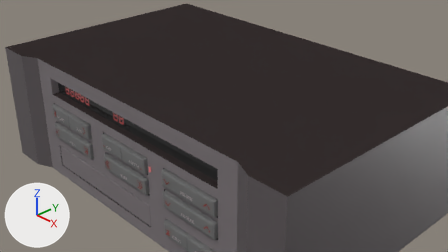
The Blender file 3dplayer/model/saeCdPlayer.blend: old version first, new version second.
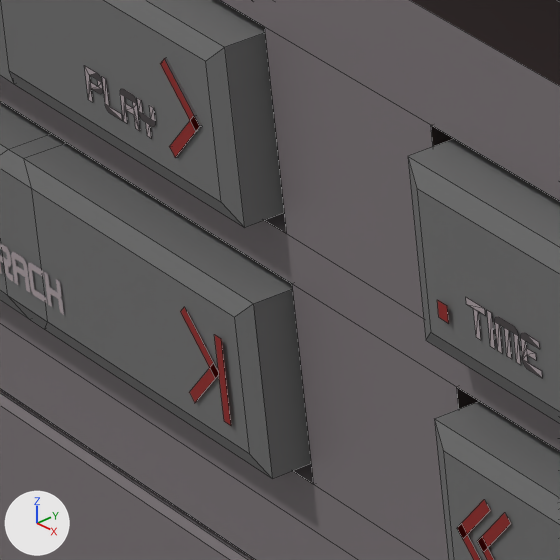
The first picture shows the older version from the file's camera 'Camera'. The close-ups show both versions on the part from 16% to 25% of the width and 49% to 66% of the height of that picture; other places that the commit changed are outside them. Lighting does not change. The marker at lower left points along +X, +Y and +Z. The close-ups show mesh edges as thin lines.

In view in the first close-up: 'Casing', 'DoubleButton1', 'DoubleButton2', 'DoubleButton2.001', 'DoubleButton4', 'PlayLabel.004', 'PlayLabel.006', 'PlayLabel.021', 'cdTray'.
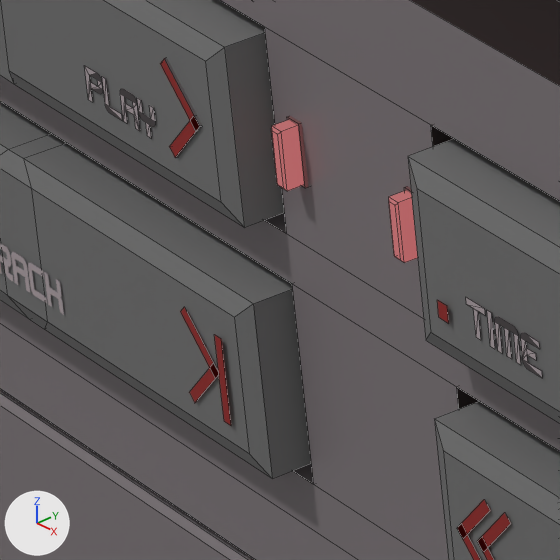
What differs and where, as boxes [x1, y1, x2, y2] in the close-ups (560 x 560 px):
'PlayLed', added
    after: [271, 120, 304, 191]
'TimeModeLed', added
    after: [389, 190, 418, 263]
'PlayLedMount', added
    after: [287, 116, 308, 188]
'TimeModeLedMount', added
    after: [404, 186, 411, 193]

What changed in the scene script:
```text
Add ob_playledmount:
    ob_playledmount = bpy.data.objects.new('PlayLedMount', me_repeatled_001.copy())  # the mesh of ob_repeatallledmount
    ob_playledmount.location = (-0.913, -2.151, 0.184)
Add ob_playled:
    ob_playled = bpy.data.objects.new('PlayLed', me_repeatled.copy())  # the mesh of ob_repeatallled
    ob_playled.location = (-0.913, -2.151, 0.184)
Add ob_timemodeledmount:
    ob_timemodeledmount = bpy.data.objects.new('TimeModeLedMount', me_repeatled_001.copy())  # the mesh of ob_repeatallledmount
    ob_timemodeledmount.location = (-0.643, -2.151, 0.184)
Add ob_timemodeled:
    ob_timemodeled = bpy.data.objects.new('TimeModeLed', me_repeatled.copy())  # the mesh of ob_repeatallled
    ob_timemodeled.location = (-0.643, -2.151, 0.184)
```
